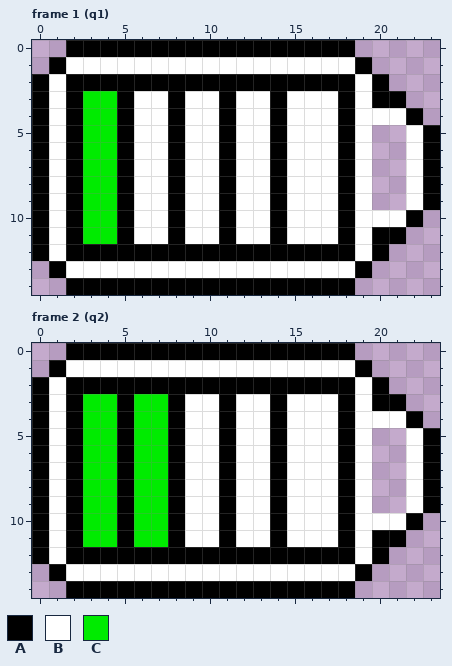
Pixel-art file: Battery.aseprite. The picture above was drawn from the file before the commit.
24x15 pixels, 6 frames. Shown: frame 1 (q1), frame 2 (q2). The commit also changed other frames, which this record leaves out.
Palette (. is transparent): A #000000  B #ffffff  C #00eb00
The same view after the edit:
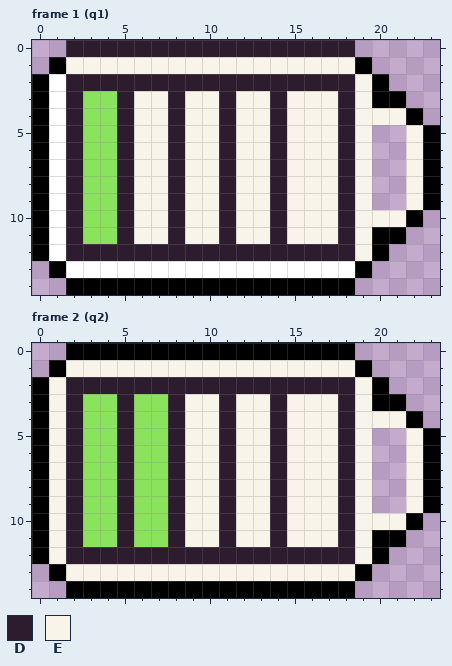
Colours new in this view: D #2d1b2e  E #f9f4ea
Diff:
colour C: #00eb00 -> #8ae25d
Changed rows in their new state; - is a pixel that keeps its letter.
Frame 1 (q1):
first column x 2:
 0 DDDDDDDDDDDDDDDDD----
 1 EEEEEEEEEEEEEEEEE----
 2 DDDDDDDDDDDDDDDDDE---
 3 D--DEEDEEDEEDEEEDE---
 4 D--DEEDEEDEEDEEEDEEE-
 5 D--DEEDEEDEEDEEEDE--E
 6 D--DEEDEEDEEDEEEDE--E
 7 D--DEEDEEDEEDEEEDE--E
 8 D--DEEDEEDEEDEEEDE--E
 9 D--DEEDEEDEEDEEEDE--E
10 D--DEEDEEDEEDEEEDEEE-
11 D--DEEDEEDEEDEEEDE---
12 DDDDDDDDDDDDDDDDDE---
Frame 2 (q2):
first column x 1:
 1 -EEEEEEEEEEEEEEEEE----
 2 EDDDDDDDDDDDDDDDDDE---
 3 ED--D--DEEDEEDEEEDE---
 4 ED--D--DEEDEEDEEEDEEE-
 5 ED--D--DEEDEEDEEEDE--E
 6 ED--D--DEEDEEDEEEDE--E
 7 ED--D--DEEDEEDEEEDE--E
 8 ED--D--DEEDEEDEEEDE--E
 9 ED--D--DEEDEEDEEEDE--E
10 ED--D--DEEDEEDEEEDEEE-
11 ED--D--DEEDEEDEEEDE---
12 EDDDDDDDDDDDDDDDDDE---
13 -EEEEEEEEEEEEEEEEE----
